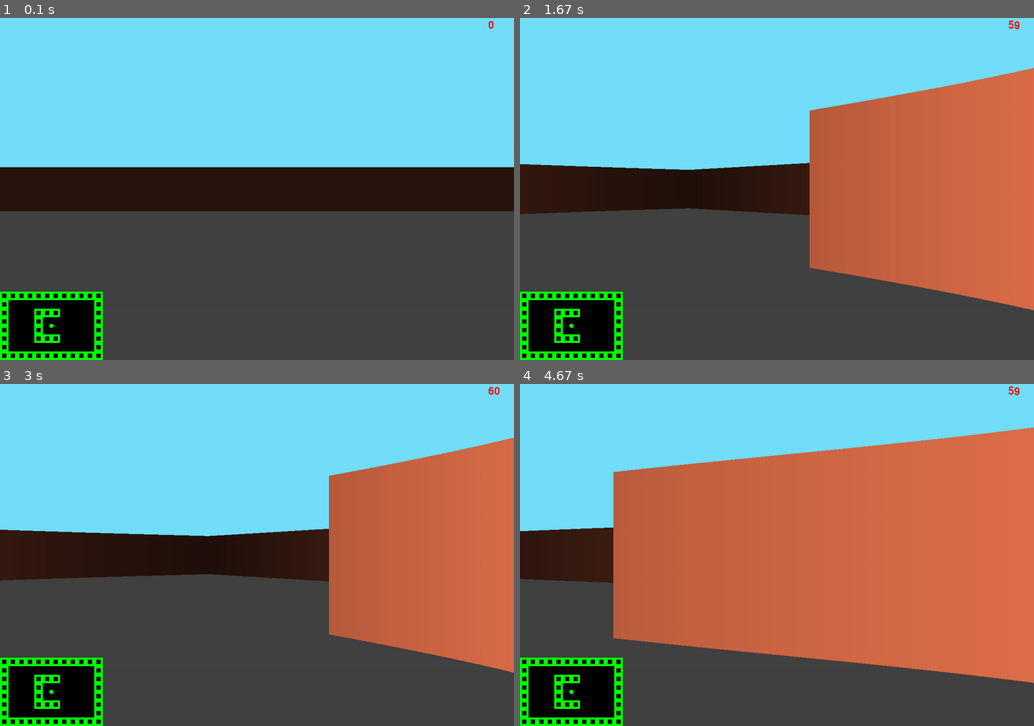
Above: before the commit, frames 1-4 (two rows, left to right).
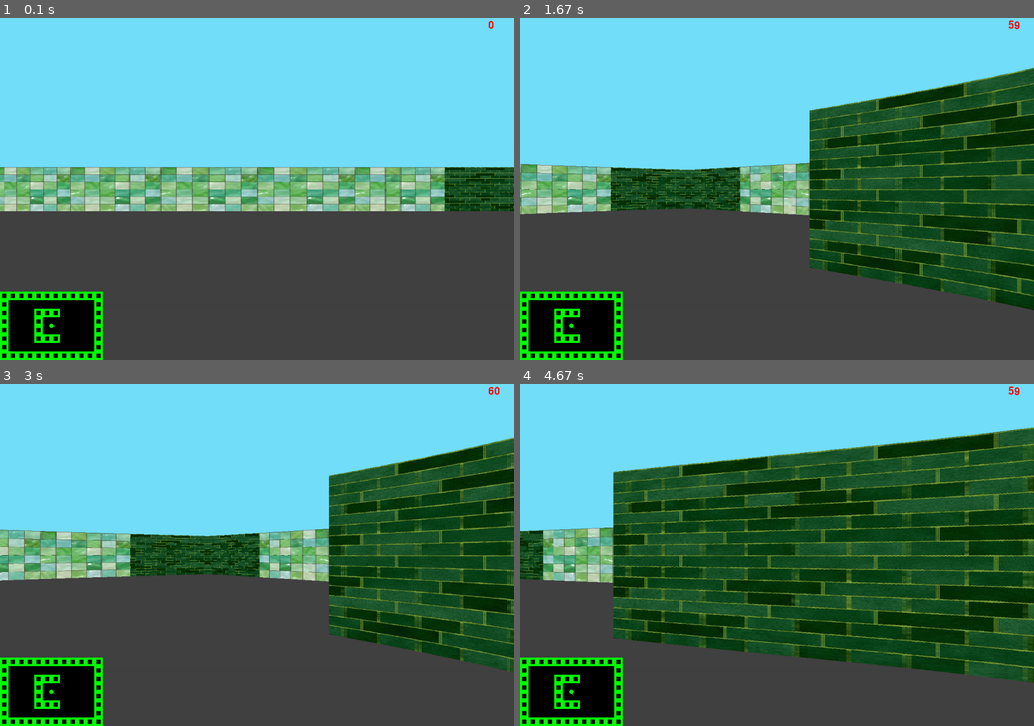
Above: after the commit, the same moments.

Repository: GSavelov/pygameLyceum
Game: pygame game, started from main.py
Two runs of this game, one before a commit and one after it. Both use one fixed random seed, a clock stepped at 60 frames per second and the inputs below.
Inputs:
- Up to frame 1 (0.1 s): no input
- Up to frame 2 (1.67 s): hold Right 0.33-0.8 s; hold Right 0.83-1.3 s; hold Left from 1.33 s (still down)
- Up to frame 3 (3 s): release Left at 1.87 s; hold Left 1.9-2.37 s; hold Right from 2.4 s (still down)
- Up to frame 4 (4.67 s): release Right at 3.03 s; hold Left 3.07-3.53 s; hold Right 3.57-4.03 s; hold Right 4.07-4.53 s; hold Left from 4.57 s (still down)

The runs differ from the first frame. In frame 1, 13% of the frame differs, in the area x 0-100%, y 43-57%; in frame 2, 33%; in frame 3, 29%; in frame 4, 53%, in the area x 0-100%, y 12-88%.

Commit message:
Texturing

Diff:
--- a/config.py
+++ b/config.py
@@ -31,6 +31,10 @@
 PROJ_COEFF = DISTANCE * TILE
 SCALE = WIDTH // NUM_RAYS
 
+# Texture settings
+TEXTURE_WIDTH, TEXTURE_HEIGHT = 1200, 1200
+TEXTURE_SCALE = TEXTURE_WIDTH // TILE
+
 # Colors
 SKY = (115, 223, 250)
 GRAY = (66, 66, 66)
--- a/drawing.py
+++ b/drawing.py
@@ -9,13 +9,15 @@
         self.surface = surface
         self.map_surface = map_surface
         self.font = pygame.font.Font(None, 36)
+        self.textures = {'1': pygame.image.load('textures/texture_1.png').convert(),
+                         '2': pygame.image.load('textures/texture_2.png').convert()}
 
     def background(self):
         pygame.draw.rect(self.surface, SKY, (0, 0, WIDTH, H_HEIGHT))
         pygame.draw.rect(self.surface, GRAY, (0, H_HEIGHT, WIDTH, H_HEIGHT))
 
     def world(self, pos, angle):
-        ray_casting(self.surface, pos, angle)
+        ray_casting(self.surface, pos, angle, self.textures)
 
     def fps(self, clock):
         fps = str(int(clock.get_fps()))
--- a/map.py
+++ b/map.py
@@ -1,19 +1,22 @@
 from config import *
 
 map_model = [
-    'WWWWWWWWWWWW',
-    'W..........W',
-    'W...WWW....W',
-    'W...W......W',
-    'W...W......W',
-    'W...WWW....W',
-    'W..........W',
-    'WWWWWWWWWWWW'
+    '111111111111',
+    '1..........1',
+    '1...111....1',
+    '1...1......1',
+    '1...2......1',
+    '1...222....1',
+    '1..........2',
+    '112222121122'
 ]
-world_map = set()
+world_map = {}
 mini_map = set()
 for j, row in enumerate(map_model):
     for i, char in enumerate(row):
-        if char == 'W':
-            world_map.add((i * TILE, j * TILE))
+        if char != '.':
             mini_map.add((i * MAP_TILE, j * MAP_TILE))
+            if char == '1':
+                world_map[(i * TILE, j * TILE)] = '1'
+            elif char == '2':
+                world_map[(i * TILE, j * TILE)] = '2'
--- a/rayCasting.py
+++ b/rayCasting.py
@@ -8,7 +8,7 @@
     return (a // TILE) * TILE, (b // TILE) * TILE
 
 
-def ray_casting(surface, pos, angle):
+def ray_casting(surface, pos, angle, textures):
     ox, oy = pos
     xm, ym = mapping(ox, oy)
     cur_angle = angle - H_FOV
@@ -21,23 +21,31 @@
         x, dx = (xm + TILE, 1) if cos_a >= 0 else (xm, -1)
         for i in range(0, WIDTH, TILE):
             depth_v = (x - ox) / cos_a
-            y = oy + depth_v * sin_a
-            if mapping(x + dx, y) in world_map:
+            yv = oy + depth_v * sin_a
+            tile_v = mapping(x + dx, yv)
+            if tile_v in world_map:
+                texture_v = world_map[tile_v]
                 break
             x += dx * TILE
 
         y, dy = (ym + TILE, 1) if sin_a >= 0 else (ym, -1)
         for i in range(0, HEIGHT, TILE):
             depth_h = (y - oy) / sin_a
-            x = ox + depth_h * cos_a
-            if mapping(x, y + dy) in world_map:
+            xh = ox + depth_h * cos_a
+            tile_h = mapping(xh, y + dy)
+            if tile_h in world_map:
+                texture_h = world_map[tile_h]
                 break
             y += dy * TILE
 
-        depth = depth_v if depth_v < depth_h else depth_h
+        depth, offset, texture = (depth_v, yv, texture_v) if depth_v < depth_h else (depth_h, xh, texture_h)
+        offset = int(offset) % TILE
         depth *= cos(angle - cur_angle)
-        proj_height = PROJ_COEFF / depth
-        c = 255 / (1 + depth * depth * 0.00002)
-        color = (c, c // 2, c // 3)
-        pygame.draw.rect(surface, color, (ray * SCALE, H_HEIGHT - proj_height // 2, SCALE, proj_height))
+        depth = max(depth, 0.00001)
+        proj_height = min((PROJ_COEFF / depth), 2 * HEIGHT)
+
+        wall_column = textures[texture].subsurface(offset * TEXTURE_SCALE, 0, TEXTURE_SCALE, TEXTURE_WIDTH)
+        wall_column = pygame.transform.scale(wall_column, (SCALE, proj_height))
+        surface.blit(wall_column, (ray * SCALE, H_HEIGHT - proj_height // 2))
+
         cur_angle += DELTA_A
Binary file added: textures/texture_1.png
Binary file added: textures/texture_2.png
